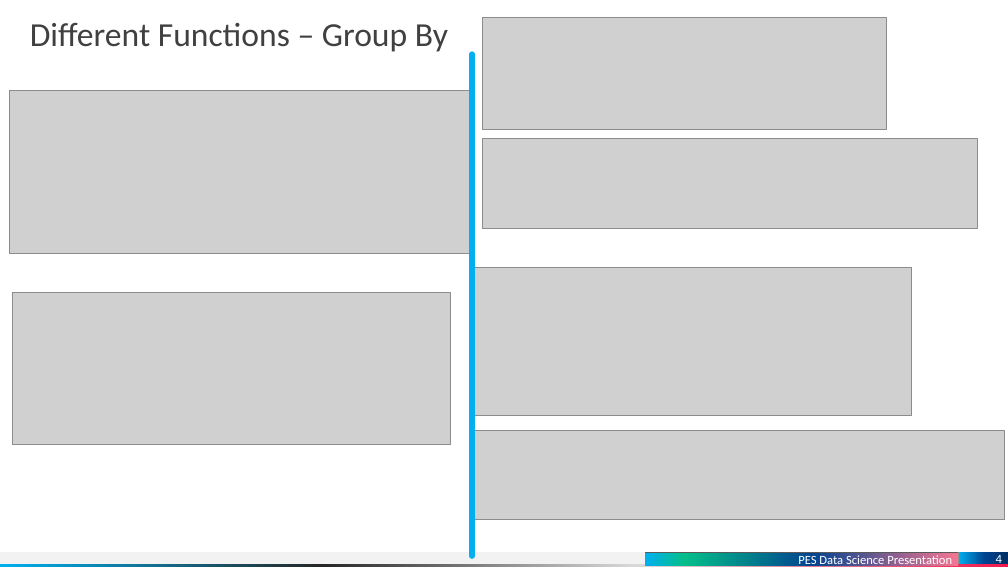
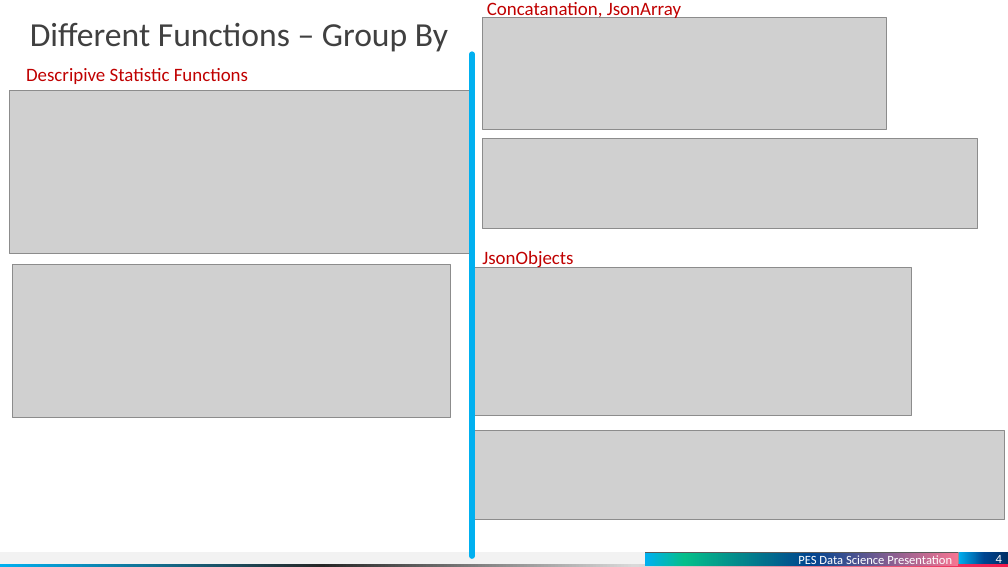
Before and after one commit to dinuthomas/pesmtech, a slide deck: slide 4 of presentation/medicine.pptx. Drawn at 1008x567 pixels with LibreOffice and Linux fonts; fonts in the diff are those of the drawing; grey boxes stand for pictures. Boxes give left, top, right and bottom in pixels: in the first picture for what was removed or moved away, otherwise in the second. Text is boxed around its words. In the diff, an @@ line names an element or a change of style, - is before the commit and + after.

```diff
--- a/presentation/medicine.pptx
+++ b/presentation/medicine.pptx
@@ text added at [487, 2, 681, 21], 18 pt, text #C00000 @@
+Concatanation, JsonArray
@@ text added at [26, 68, 248, 84], 18 pt, text #C00000 @@
+Descripive Statistic Functions
@@ picture: place and size @@
-picture at [12, 292, 450, 445]
+picture at [12, 265, 450, 417]
@@ text added at [482, 251, 573, 270], 18 pt, text #C00000 @@
+JsonObjects
```
Also in this commit, not shown: 5 other slides changed.
